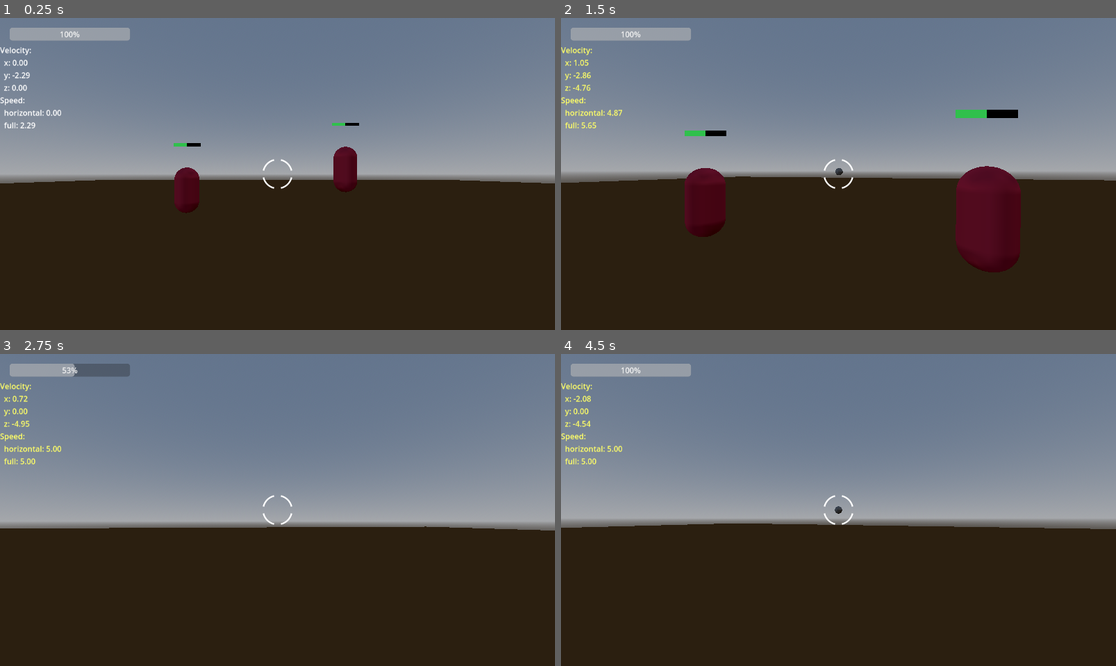
Above: before the commit, frames 1-4 (two rows, left to right).
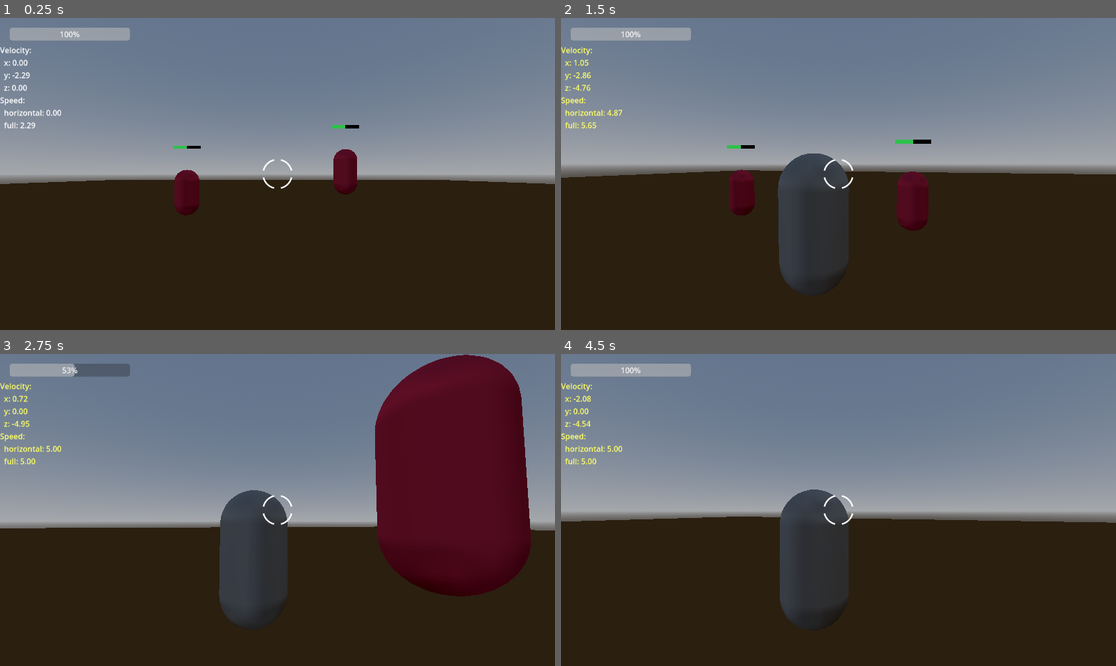
Above: after the commit, the same moments.

Repository: M4tt-/arena-fps
Game: Godot game, scene res://scenes/main/main.tscn
The game is run twice, just before and just after one commit, with the same random seed, the same clock (stepped at 60 frames per second) and the same inputs.
Inputs (mouse positions are in pixels of both pictures, inside the frame that each line leads up to):
- Up to frame 1 (0.25 s): no input
- Up to frame 2 (1.5 s): tap Enter at 0.5 s; move the mouse to (866, 174) at 0.52 s; hold T (toggle_third_person, bound only after the commit) 0.53-1.28 s; hold W (move_forward) from 0.53 s (still down); tap Space (jump) at 0.77 s; move the mouse to (810, 174) at 1.27 s; click (810, 174) at 1.35 s
- Up to frame 3 (2.75 s): keep holding W (move_forward); tap Space (jump) at 1.52 s; tap T (toggle_third_person, bound only after the commit) at 1.55, 2.3 s; move the mouse to (288, 503) at 2.02 s; hold Right mouse button (jetpack) from 2.03 s (still down)
- Up to frame 4 (4.5 s): keep holding W (move_forward); move the mouse to (832, 516) at 2.77 s; release Right mouse button (jetpack) at 2.78 s; tap T (toggle_third_person, bound only after the commit) at 2.85 s; tap Space (jump) at 3.02, 3.77 s; move the mouse to (877, 513) at 3.52 s; hold T (toggle_third_person, bound only after the commit) 3.53-4.28 s; move the mouse to (794, 506) at 4.27 s; click (794, 506) at 4.35 s

The runs differ from the first frame. In frame 1, 0.3% of the frame differs, in the area x 0-100%, y 33-64%; in frame 2, 15%; in frame 3, 23%, in the area x 8-98%, y 0-87%; in frame 4, 8.3%.

Commit message:
Added a third-person view

Diff:
--- a/project.godot
+++ b/project.godot
@@ -57,6 +57,11 @@
 "events": [Object(InputEventMouseButton,"resource_local_to_scene":false,"resource_name":"","device":-1,"window_id":0,"a …(258 unchanged characters)…
 ]
 }
+toggle_third_person={
+"deadzone": 0.2,
+"events": [Object(InputEventKey,"resource_local_to_scene":false,"resource_name":"","device":-1,"window_id":0,"alt_pressed":false,"shift_pressed":false,"ctrl_pressed":false,"meta_pressed":false,"pressed":false,"keycode":0,"physical_keycode":84,"key_label":0,"unicode":116,"location":0,"echo":false,"script":null)
+]
+}
 
 [layer_names]
 
--- a/scenes/actors/player/player_controller.tscn
+++ b/scenes/actors/player/player_controller.tscn
@@ -24,14 +24,20 @@
 transform = Transform3D(1, 0, 0, 0, 1, 0, 0, 0, 1, 0, 1, 0)
 shape = SubResource("CapsuleShape3D_lvefo")
 
-[node name="CameraController" type="Node3D" parent="." node_paths=PackedStringArray("player_controller", "component_mouse_capture")]
-transform = Transform3D(1, 0, 0, 0, 1, 0, 0, 0, 1, 0, 1.5, 0)
+[node name="CameraController" type="Node3D" parent="." node_paths=PackedStringArray("player_controller", "component_mouse_capture", "camera_rig", "boom", "camera")]
 script = ExtResource("1_4q5nu")
 debug = true
 player_controller = NodePath("..")
 component_mouse_capture = NodePath("../Components/MouseCapture")
+camera_rig = NodePath("CameraRig")
+boom = NodePath("CameraRig/Boom")
+camera = NodePath("CameraRig/Boom/Camera3D")
 
-[node name="Camera3D" type="Camera3D" parent="CameraController"]
+[node name="CameraRig" type="Node3D" parent="CameraController"]
+
+[node name="Boom" type="SpringArm3D" parent="CameraController/CameraRig"]
+
+[node name="Camera3D" type="Camera3D" parent="CameraController/CameraRig/Boom"]
 
 [node name="Components" type="Node" parent="."]
 
@@ -43,4 +49,4 @@
 projectile_scene = ExtResource("5_m7hbg")
 projectile_data = ExtResource("6_2k8ub")
 player = NodePath("..")
-camera = NodePath("../CameraController/Camera3D")
+camera = NodePath("../CameraController/CameraRig/Boom/Camera3D")
--- a/scripts/actors/player/camera_controller.gd
+++ b/scripts/actors/player/camera_controller.gd
@@ -4,12 +4,39 @@
 @export_category("References")
 @export var player_controller : PlayerController
 @export var component_mouse_capture : MouseCaptureComponent
+
+@export_category("Camera Nodes")
+@export var camera_rig : Node3D   # positional offsets live here
+@export var boom : SpringArm3D    # for wall clipping avoidance
+@export var camera : Camera3D     # the actual camera
+
 @export_category("Camera Settings")
 @export_group("Camera Tilt")
 @export_range(-90, -60) var tilt_lower_limit : int = -90 # deg
 @export_range(60, 90) var tilt_upper_limit : int = 90 # deg
 
+
+@export_group("View Mode")
+enum ViewMode { FIRST_PERSON, THIRD_PERSON }
+@export var view_mode : ViewMode = ViewMode.FIRST_PERSON
+
+@export_group("First Person")
+@export var fp_rig_offset := Vector3(0.0, 1.6, 0.0)  # where the camera rig sits (head height)
+@export var fp_camera_local := Vector3(0.0, 0.0, 0.0)  # camera relative to rig
+
+@export_group("Third Person")
+@export var tp_rig_offset := Vector3(0.0, 1.7, 0.0)   # slightly higher is often nicer
+@export var tp_distance : float = 3.0
+@export var tp_shoulder : float = 0.35                # right shoulder; set 0 for centered
+@export var tp_pitch_bias_deg : float = -2.0          # tiny downward bias to keep aim comfy
+
+
 var _rotation : Vector3
+
+# Called when the node enters the scene tree for the first time.
+func _ready() -> void:
+	_rotation = Vector3.ZERO
+	_apply_view_mode()
 
 func _physics_process(delta: float) -> void:
 	if component_mouse_capture == null:
@@ -20,18 +47,48 @@
 		update_camera_rotation(look)
 		component_mouse_capture.clear_mouse_input()
 
+func _unhandled_input(event: InputEvent) -> void:
+	if event.is_action_pressed("toggle_third_person"):
+		toggle_view_mode()
+
+func toggle_view_mode() -> void:
+	view_mode = ViewMode.THIRD_PERSON if view_mode == ViewMode.FIRST_PERSON else ViewMode.FIRST_PERSON
+	_apply_view_mode()
+
+func set_view_mode(mode: ViewMode) -> void:
+	view_mode = mode
+	_apply_view_mode()
+
 func update_camera_rotation(input: Vector2) -> void:
 	_rotation.x += input.y
 	_rotation.y += input.x
 	_rotation.x = clamp(_rotation.x, deg_to_rad(tilt_lower_limit), deg_to_rad(tilt_upper_limit))
 
+	# Yaw
 	var _player_rotation = Vector3(0.0, _rotation.y, 0.0)
-	var _camera_rotation = Vector3(_rotation.x, 0.0, 0.0)
+	player_controller.update_rotation(_player_rotation)
+
+	# Pitch stays on this node, with an optional tiny bias in 3P
+	var pitch_bias := deg_to_rad(tp_pitch_bias_deg) if view_mode == ViewMode.THIRD_PERSON else 0.0
+	var _camera_rotation = Vector3(_rotation.x + pitch_bias, 0.0, 0.0)
 
 	transform.basis = Basis.from_euler(_camera_rotation)
-	player_controller.update_rotation(_player_rotation)
 	rotation.z = 0.0
 
-# Called when the node enters the scene tree for the first time.
-func _ready() -> void:
-	_rotation = Vector3.ZERO
+func _apply_view_mode() -> void:
+	if camera_rig == null or camera == null:
+		return
+
+	var is_tp := view_mode == ViewMode.THIRD_PERSON
+
+	# Move the rig (height/overall offset from player)
+	camera_rig.position = tp_rig_offset if is_tp else fp_rig_offset
+
+	if boom:
+		# SpringArm mode: distance handled by spring length; shoulder handled by boom position
+		boom.position = Vector3(tp_shoulder, 0.0, 0.0) if is_tp else Vector3.ZERO
+		boom.spring_length = tp_distance if is_tp else 0.0
+		camera.position = Vector3.ZERO if is_tp else fp_camera_local
+	else:
+		# No SpringArm: camera sits behind rig directly
+		camera.position = Vector3(tp_shoulder, 0.0, -tp_distance) if is_tp else fp_camera_local
